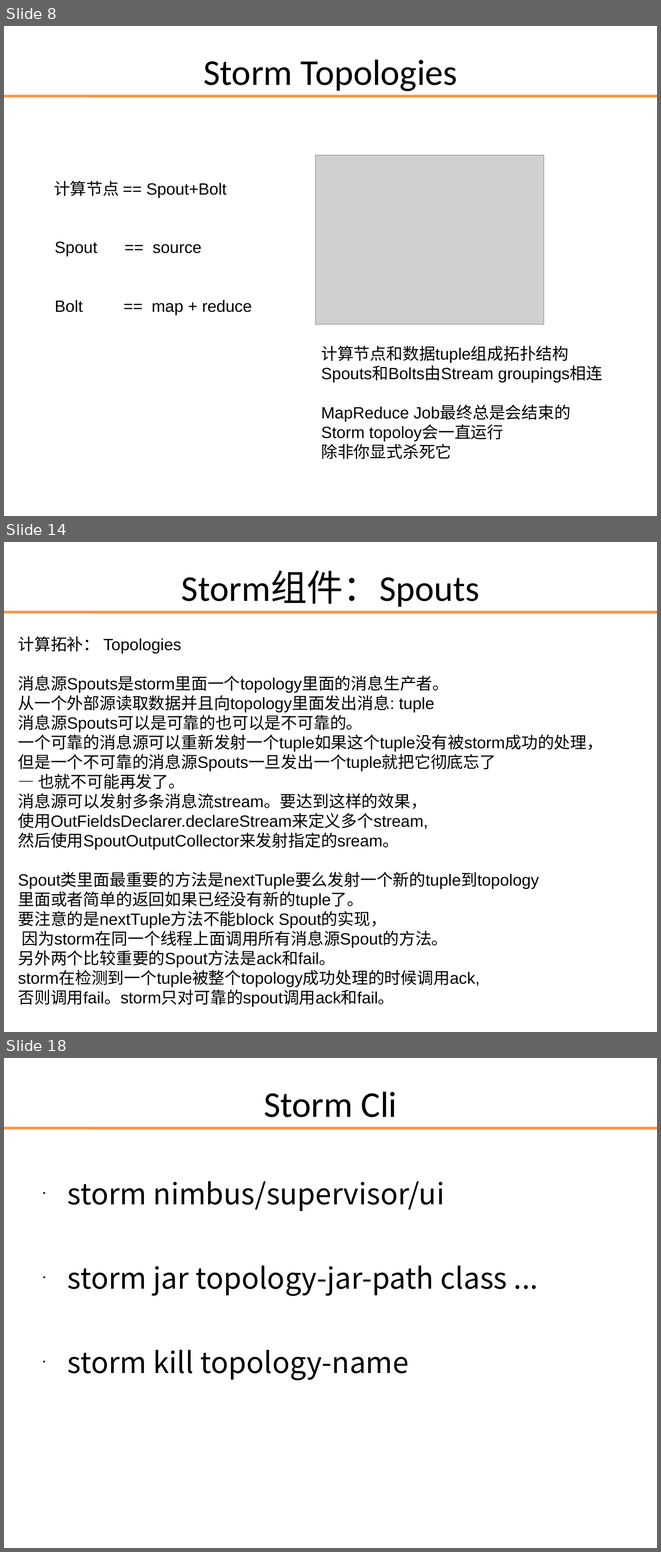
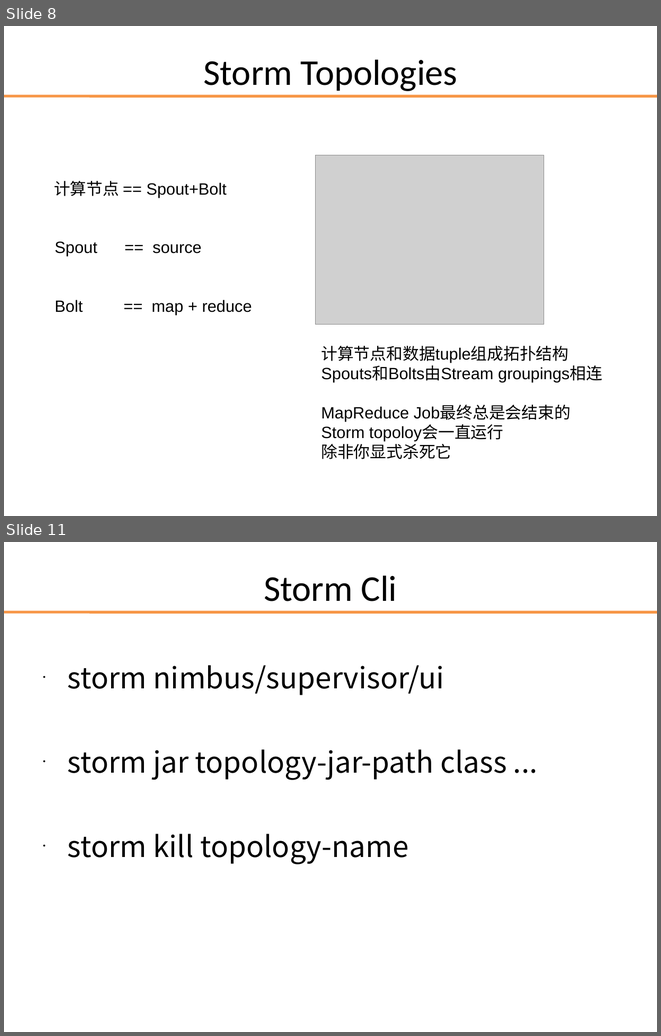
Before and after one commit to darionyaphets/darion_example, a slide deck: source/storm/storm_source.ppt. Shown one above the other, each under a label of ours: slides 8, 14 and 18 before the commit, slides 8 and 11 after it; the slides between them are not shown. The pictures are 661x1552 and 661x1036 pixels, drawn with LibreOffice and Linux fonts; fonts in the diff are those of the drawing; grey boxes stand for pictures; background and template pictures are left out. Boxes give left, top, right and bottom in pixels: in the first picture for what was removed or moved away, otherwise in the second. Text is boxed around its words. In the diff, an @@ line names an element or a change of style, - is before the commit and + after.

```diff
--- a/source/storm/storm_source.ppt
+++ b/source/storm/storm_source.ppt
@@ slide 14 removed at (x1=4, y1=542, x2=657, y2=1032), background picture (left out); not listed: 1 template element that a slide beside it also shows @@
@@ title removed at (x1=182, y1=571, x2=479, y2=607) @@
-Storm组件：Spouts
@@ text removed at (x1=18, y1=636, x2=603, y2=1007) @@
-计算拓补： Topologies
-消息源Spouts是storm里面一个topology里面的消息生产者。
-从一个外部源读取数据并且向topology里面发出消息: tuple
-消息源Spouts可以是可靠的也可以是不可靠的。
-一个可靠的消息源可以重新发射一个tuple如果这个tuple没有被storm成功的处理，
-但是一个不可靠的消息源Spouts一旦发出一个tuple就把它彻底忘了
-— 也就不可能再发了。
-消息源可以发射多条消息流stream。要达到这样的效果，
-使用OutFieldsDeclarer.declareStream来定义多个stream,
-然后使用SpoutOutputCollector来发射指定的sream。
-Spout类里面最重要的方法是nextTuple要么发射一个新的tuple到topology
-里面或者简单的返回如果已经没有新的tuple了。
-要注意的是nextTuple方法不能block Spout的实现，
-因为storm在同一个线程上面调用所有消息源Spout的方法。
-另外两个比较重要的Spout方法是ack和fail。
-storm在检测到一个tuple被整个topology成功处理的时候调用ack,
-否则调用fail。storm只对可靠的spout调用ack和fail。
@@ what was slide 18 is now slide 11 @@
```
Also in this commit, not shown: 7 slides changed, 8 slides added, 15 other slides removed.
